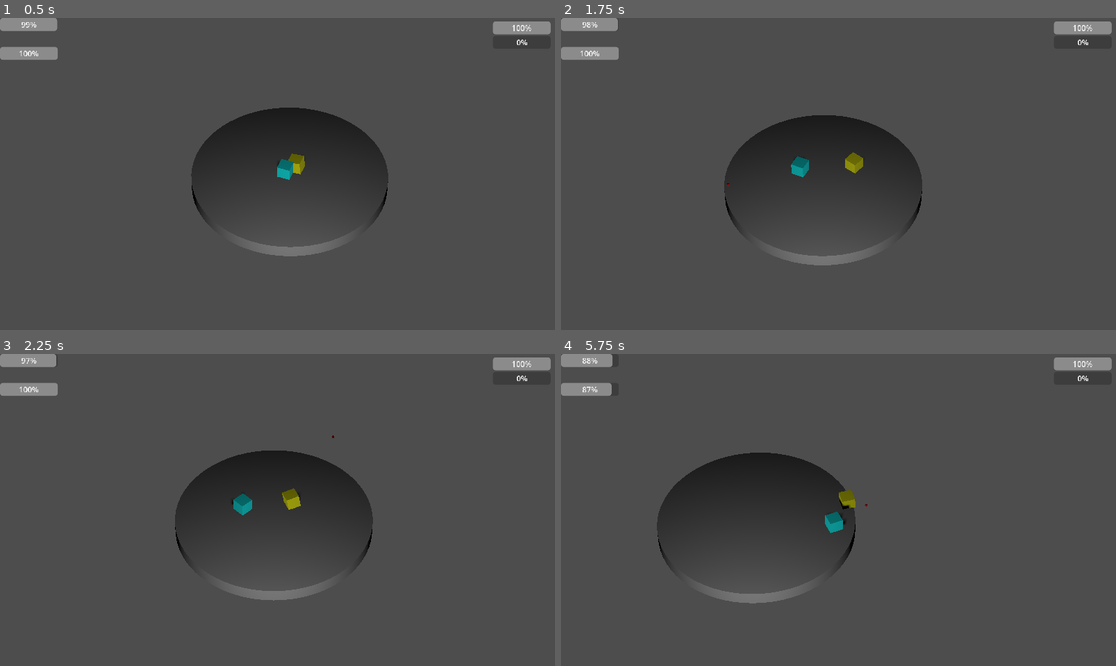
Above: before the commit, frames 1-4 (two rows, left to right).
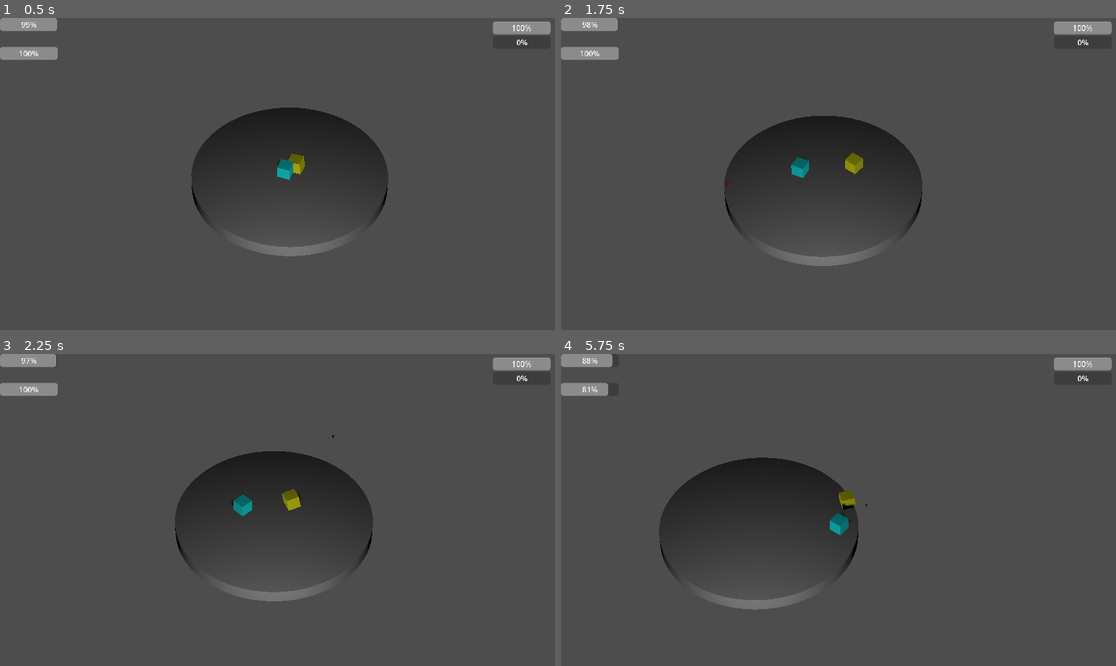
Above: after the commit, the same moments.

Repository: onlysusbastian/juniper_dev_gamejam
Game: Godot game, scene res://Scenes/main.tscn
Two runs of this game, one before a commit and one after it. Both use one fixed random seed, a clock stepped at 60 frames per second and the inputs below. Sound files missing from this copy of the repository are replaced by a short silence.
Inputs (mouse positions are in pixels of both pictures, inside the frame that each line leads up to):
- Up to frame 1 (0.5 s): no input
- Up to frame 2 (1.75 s): move the mouse to (960, 158) at 0.52 s; hold Space (rhythm_hit) 0.53-1.28 s; move the mouse to (727, 189) at 1.27 s; click (727, 189) at 1.35 s; tap Space (rhythm_hit) at 1.55 s
- Up to frame 3 (2.25 s): move the mouse to (333, 441) at 2.02 s; hold Space (rhythm_hit) from 2.03 s (still down)
- Up to frame 4 (5.75 s): move the mouse to (810, 572) at 2.77 s; release Space (rhythm_hit) at 2.78 s; tap Space (rhythm_hit) at 2.85, 3.8, 4.35 s; move the mouse to (1005, 556) at 3.52 s; press the mouse at (1005, 556) at 3.53 s; move the mouse to (672, 463) at 4.27 s; release the mouse at (672, 463) at 4.28 s; move the mouse to (866, 510) at 5.02 s; hold Space (rhythm_hit) from 5.03 s (still down)

Frame 1 is identical in both runs. In frame 2, 0.2% of the frame differs, in the area x 29-66%, y 31-80%; in frame 3, 0.3%; in frame 4, 1.6%, in the area x 4-55%, y 9-82%.

Commit message:
new additions
dddd

Diff:
--- a/Scripts/Conductor.gd
+++ b/Scripts/Conductor.gd
@@ -4,6 +4,7 @@
 @export var measures := 4
 
 # Tracking the beat and song position
+var last_judged_beat := -999
 var song_position = 0.0
 var song_position_in_beats = 1
 var sec_per_beat = 60.0 / bpm
@@ -58,11 +59,11 @@
 	return Vector2(closest, time_off_beat)
 
 
-func play_from_beat(beat, offset):
+func play_from_beat(beat_number, offset):
 	play()
-	seek(beat * sec_per_beat)
+	seek(beat_number * sec_per_beat)
 	beats_before_start = offset
-	current_measure = beat % measures
+	current_measure = beat_number % measures
 
 
 func _on_StartTimer_timeout():
@@ -82,7 +83,14 @@
 
 	if event.is_action_pressed("rhythm_hit"):
 
-		var beat_info = closest_beat(0.25	)
+		var beat_info = closest_beat(1)
+
+		var beat_number = int(beat_info.x)
+
+		if beat_number == last_judged_beat:
+			return
+
+		last_judged_beat = beat_number
 
 		var error = beat_info.y
 
--- a/Scripts/enemy.gd
+++ b/Scripts/enemy.gd
@@ -54,7 +54,7 @@
 		pending_hit_stop -= delta
 
 		if pending_hit_stop <= 0:
-			hit_stop = 0.05
+			hit_stop = 0.02
 
 	if hit_stop > 0:
 
@@ -126,15 +126,15 @@
 
 				if impact_force > BIG_HIT_THRESHOLD:
 
-					hit_flash_timer = 0.06
-					player.hit_flash_timer = 0.06
-
-					pending_hit_stop = 0.03
-					player.pending_hit_stop = 0.03
+					hit_flash_timer = 0.02
+					player.hit_flash_timer = 0.02
+
+					pending_hit_stop = 0.01
+					player.pending_hit_stop = 0.01
 
 				get_parent().trigger_shake(
 					clamp(
-						impact_force * 0.03,
+						impact_force * 0.1,
 						0.02,
 						0.25
 					)
--- a/Scripts/main.gd
+++ b/Scripts/main.gd
@@ -112,8 +112,8 @@
 		enemy_stamina_bar.value = enemy.current_spin
 
 	var beat_offset = Vector3(
-		randf_range(-0.2, 0.2) * beat_punch,
-		randf_range(-0.1, 0.1) * beat_punch,
+		randf_range(-0.05, 0.05) * beat_punch,
+		randf_range(-0.02, 0.02) * beat_punch,
 		beat_punch
 	)
 
@@ -133,7 +133,7 @@
 
 			beat_punch = randf_range(
 				0.01,
-				0.02
+				0.01
 			)
 
 		"good":
@@ -141,8 +141,8 @@
 			player.current_boost += 1
 
 			beat_punch = randf_range(
-				0.5,
-				0.5
+				0.2,
+				0.2
 			)
 
 		"great":
@@ -150,8 +150,8 @@
 			player.current_boost += 2
 
 			beat_punch = randf_range(
-				0.5,
-				0.9			)
+				0.3,
+				0.3			)
 
 		"perfect":
 
@@ -159,8 +159,8 @@
 			player.current_spin += 4
 
 			beat_punch = randf_range(
-				1,
-				2
+				0.6,
+				0.6
 			)
 
 	player.current_boost = clamp(
--- a/Scripts/player.gd
+++ b/Scripts/player.gd
@@ -4,7 +4,6 @@
 @export var tilt_strength := 0.03
 @export var tilt_spring := 20.0
 @export var tilt_damping := 8.0
-
 @onready var visual = $Visual/MeshInstance3D
 
 const BIG_HIT_THRESHOLD := 2.0
@@ -85,7 +84,6 @@
 		)
 
 		current_boost -= boost_drain * delta
-
 	else:
 
 		current_boost_multiplier = lerp(
@@ -93,7 +91,6 @@
 			1.0,
 			boost_acceleration * delta
 		)
-
 		#current_boost += boost_regen * delta
 
 	current_boost = clamp(
Not shown: 1 places in Scenes/Player.tscn that only renumber resources
